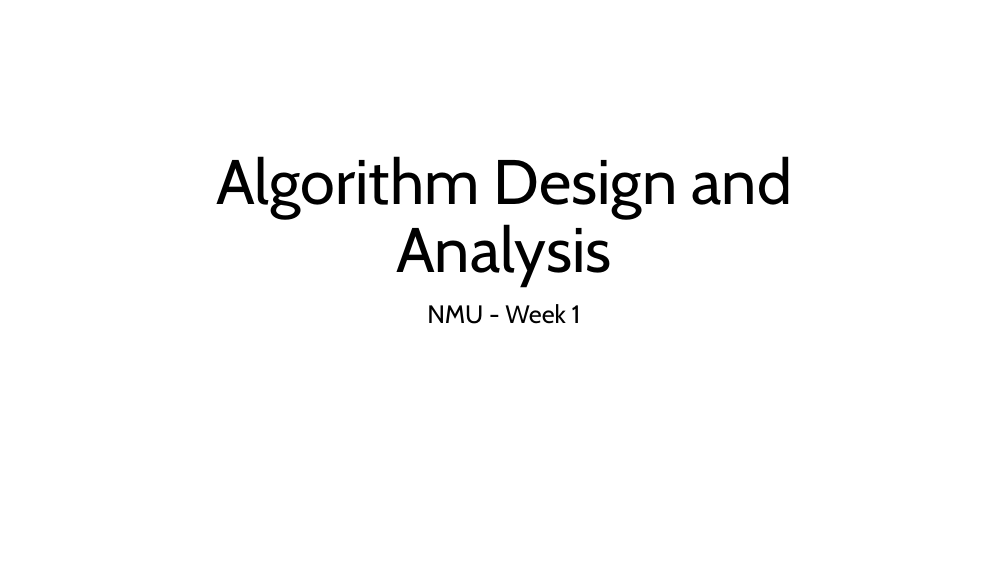
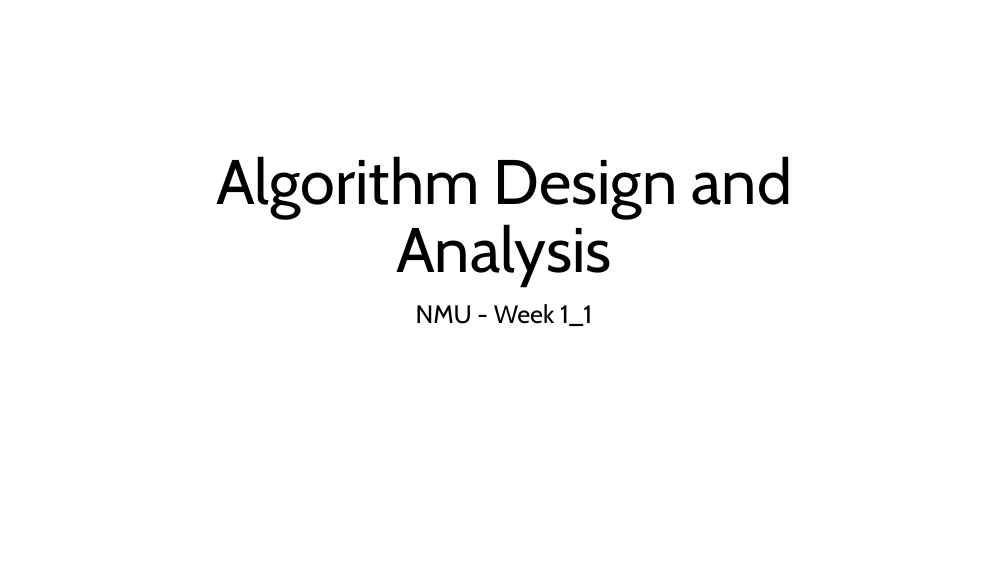
Before and after one commit to preenet/SE201, a slide deck: slide 1 of Week1_1.pptx. Drawn at 1008x567 pixels with LibreOffice and Linux fonts; fonts in the diff are those of the drawing. Boxes give left, top, right and bottom in pixels: in the first picture for what was removed or moved away, otherwise in the second. Text is boxed around its words. In the diff, an @@ line names an element or a change of style, - is before the commit and + after.

```diff
--- a/Week1_1.pptx
+++ b/Week1_1.pptx
@@ subtitle at (x1=416, y1=304, x2=592, y2=326): text changed @@
-NMU - Week 1
+NMU - Week 1_1
```
Also in this commit, not shown: 5 slides added, 1 slide removed, 9 other files.
